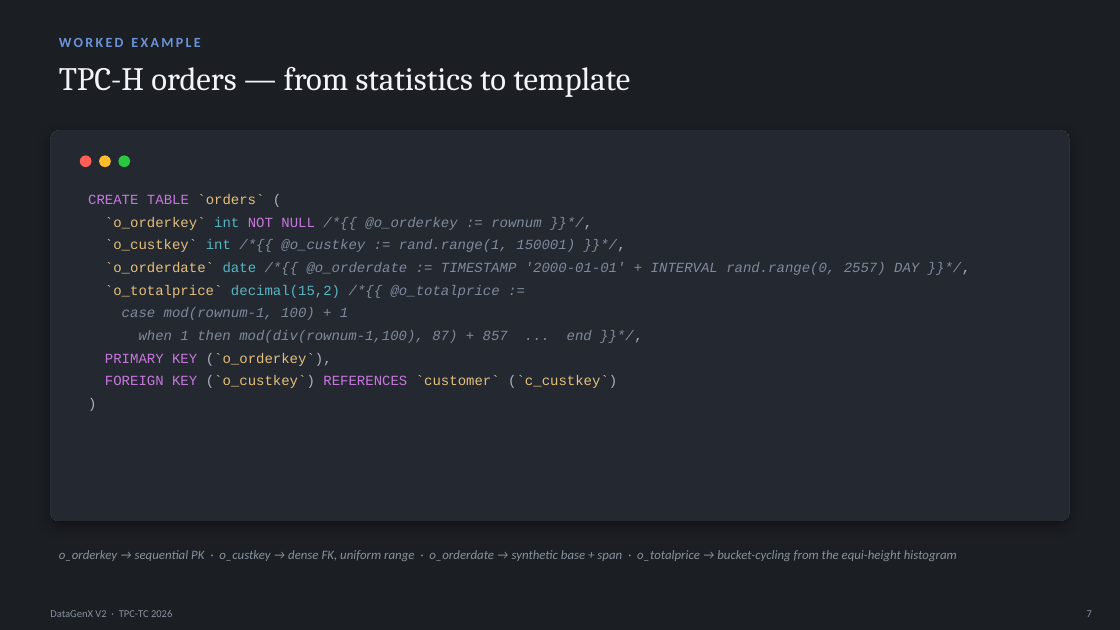
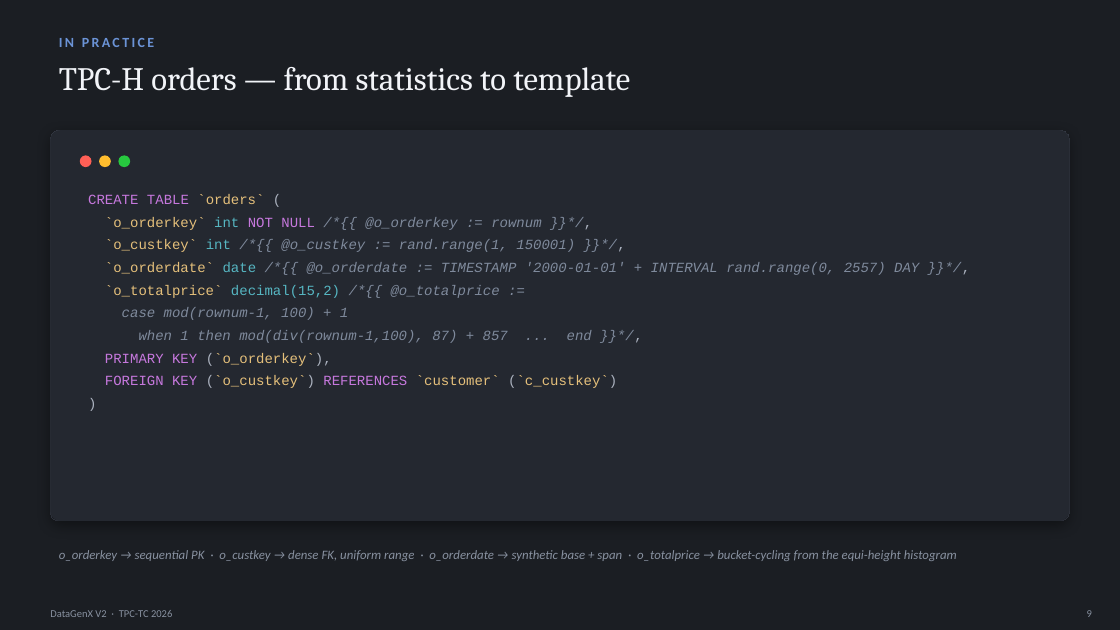
Before and after one commit to sreeharshar84/datagenx_generator, a slide deck: slide 9 of tpctc2026/DataGenX_V2_TPC-TC2026.pptx (slide 7 before the commit). Drawn at 1120x630 pixels with LibreOffice and Linux fonts; fonts in the diff are those of the drawing. Boxes give left, top, right and bottom in pixels: in the first picture for what was removed or moved away, otherwise in the second. Text is boxed around its words. In the diff, an @@ line names an element or a change of style, - is before the commit and + after.

```diff
--- a/tpctc2026/DataGenX_V2_TPC-TC2026.pptx
+++ b/tpctc2026/DataGenX_V2_TPC-TC2026.pptx
@@ text at [59, 38, 154, 47]: text changed @@
-WORKED EXAMPLE
+IN PRACTICE
@@ text at [1087, 610, 1092, 617]: text changed @@
-7
+9
```
Also in this commit, not shown: 10 other slides changed, 2 slides added.
